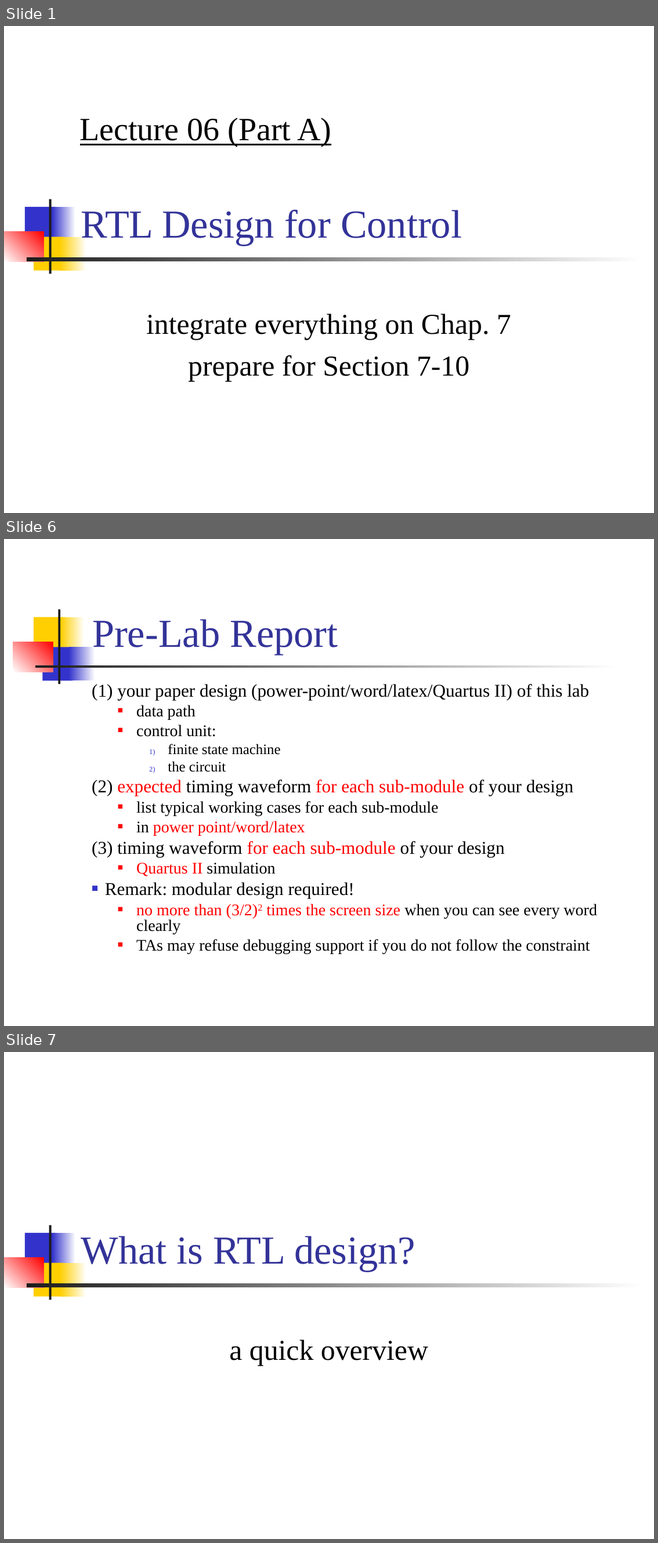
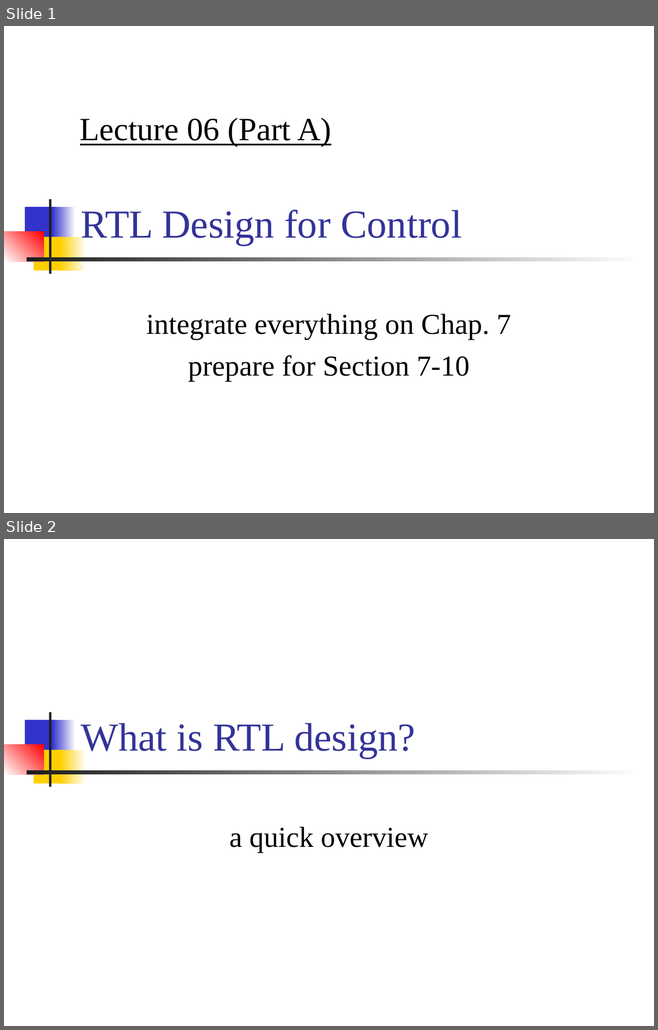
Before and after one commit to CGUSystemCourses/ComputerOrg-2015, a slide deck: Lectures/lec06-RTL_control/lec06a-RTL_count.ppt. Shown one above the other, each under a label of ours: slides 1, 6 and 7 before the commit, slides 1 and 2 after it; the slides between them are not shown. The pictures are 658x1543 and 658x1030 pixels, drawn with LibreOffice and Linux fonts; fonts in the diff are those of the drawing. Boxes give left, top, right and bottom in pixels: in the first picture for what was removed or moved away, otherwise in the second. Text is boxed around its words. In the diff, an @@ line names an element or a change of style, - is before the commit and + after.

```diff
--- a/Lectures/lec06-RTL_control/lec06a-RTL_count.ppt
+++ b/Lectures/lec06-RTL_control/lec06a-RTL_count.ppt
@@ slide 6 removed at <box>4,539,654,1026</box>, background #FFFFFF @@
@@ rectangle removed at <box>34,617,65,651</box> @@
@@ rectangle removed at <box>58,609,60,684</box> @@
@@ rectangle removed at <box>61,617,85,651</box> @@
@@ title removed at <box>92,619,338,654</box> @@
-Pre-Lab Report
@@ rectangle removed at <box>13,642,53,671</box> @@
@@ rectangle removed at <box>42,647,72,681</box> @@
@@ rectangle removed at <box>69,647,95,681</box> @@
@@ rectangle removed at <box>35,665,620,668</box> @@
@@ text removed at <box>92,684,597,954</box> @@
-(1) your paper design (power-point/word/latex/Quartus II) of this lab
-  ■ data path
-  ■ control unit:
-    1) finite state machine
-    2) the circuit
-(2) expected timing waveform for each sub-module of your design
-  ■ list typical working cases for each sub-module
-  ■ in power point/word/latex
-(3) timing waveform for each sub-module of your design
-  ■ Quartus II simulation
-■ Remark: modular design required!
-  ■ no more than (3/2)2 times the screen size when you can see every word clearly
-  ■ TAs may refuse debugging support if you do not follow the constraint
@@ what was slide 7 is now slide 2 @@
```
Also in this commit, not shown: 17 slides changed, 4 other slides removed.
